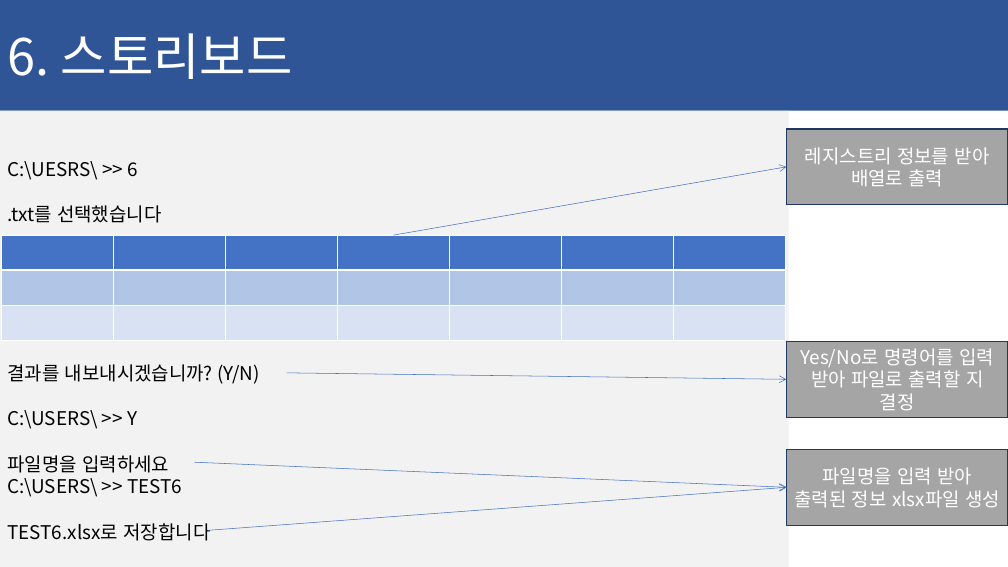
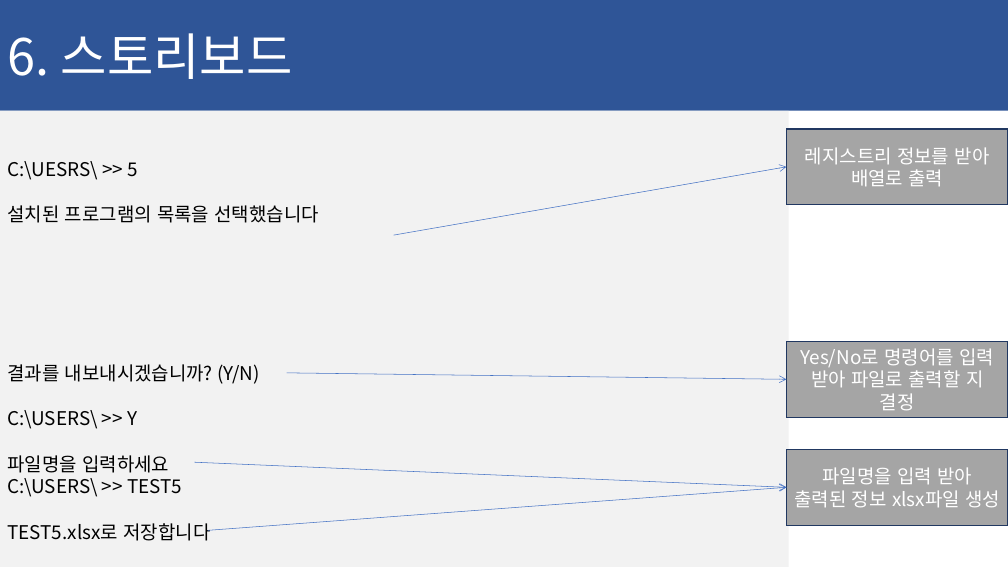
Before and after one commit to ChaeSung-Lee/DJ_InternShip, a slide deck: slide 36 of 2021_Summer/jp.hong/Project_BnD_jph.pptx (slide 37 before the commit). Drawn at 1008x567 pixels with LibreOffice and Linux fonts; fonts in the diff are those of the drawing. Boxes give left, top, right and bottom in pixels: in the first picture for what was removed or moved away, otherwise in the second. Text is boxed around its words. In the diff, an @@ line names an element or a change of style, - is before the commit and + after.

```diff
--- a/2021_Summer/jp.hong/Project_BnD_jph.pptx
+++ b/2021_Summer/jp.hong/Project_BnD_jph.pptx
@@ text in rectangle at box(7, 161, 319, 223): text changed @@
-C:\UESRS\ >> 6
-.txt를 선택했습니다
+C:\UESRS\ >> 5
+설치된 프로그램의 목록을 선택했습니다
@@ table removed at box(2, 235, 785, 327), 3 rows, 7 columns @@
- |  |  |  |  |  | 
- |  |  |  |  |  | 
- |  |  |  |  |  | 
@@ text in rectangle at box(7, 478, 210, 541): text changed @@
-C:\USERS\ >> TEST6
-TEST6.xlsx로 저장합니다
+C:\USERS\ >> TEST5
+TEST5.xlsx로 저장합니다
```
Also in this commit, not shown: 5 other slides changed, 1 slide removed, 1 other file.
